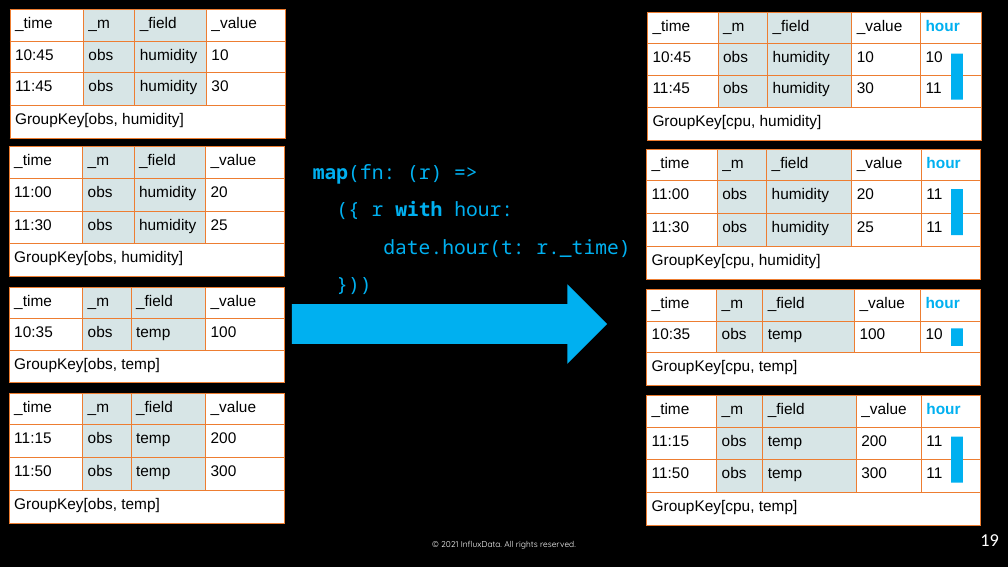
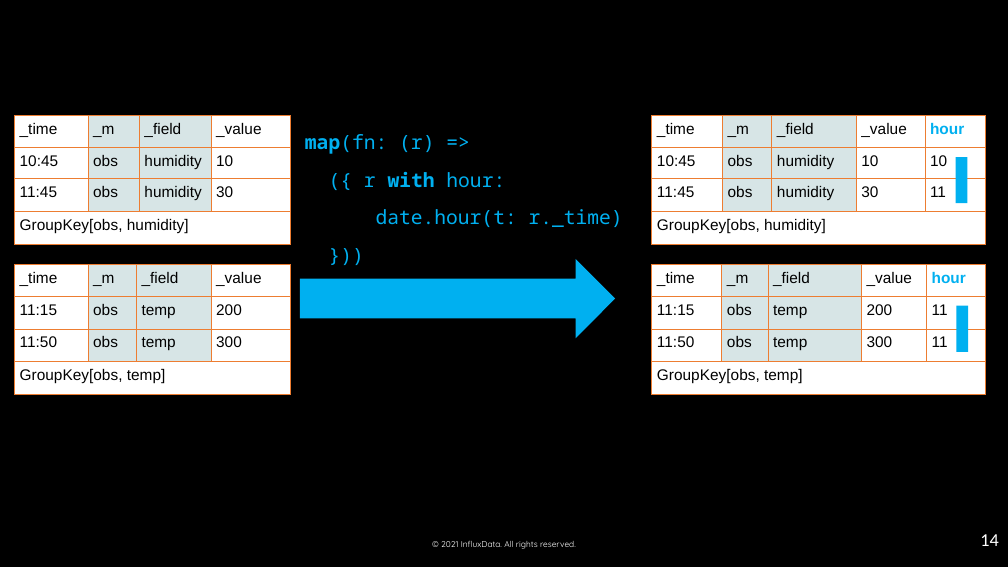
Before and after one commit to influxdata/influxdb-university, a slide deck: slide 14 of Training-material/day 1/04_advanced-data-analysis-map-UDF.pptx (slide 19 before the commit). Drawn at 1008x567 pixels with LibreOffice and Linux fonts; fonts in the diff are those of the drawing; background and template pictures are left out. Boxes give left, top, right and bottom in pixels: in the first picture for what was removed or moved away, otherwise in the second. Text is boxed around its words. In the diff, an @@ line names an element or a change of style, - is before the commit and + after.

```diff
--- a/Training-material/day 1/04_advanced-data-analysis-map-UDF.pptx
+++ b/Training-material/day 1/04_advanced-data-analysis-map-UDF.pptx
@@ rectangle removed at <box>952,53,964,100</box> @@
@@ table: place and size @@
-table at <box>10,10,285,341</box>
+table at <box>15,116,290,244</box>
@@ text "map(fn: (r) => ({ r ...": place and size @@
-text "map(fn: (r) => ({ r ..." at <box>313,164,630,257</box>
+text "map(fn: (r) => ({ r ..." at <box>305,134,623,227</box>
@@ table at <box>652,116,986,244</box> @@
-row 4, column 1: GroupKey[cpu, humidity]
+row 4, column 1: GroupKey[obs, humidity]
@@ table: place and size @@
-table at <box>647,12,981,343</box>
+table at <box>652,116,986,244</box>
@@ table removed at <box>9,147,284,478</box>, 4 rows, 4 columns @@
-_time | _m | _field | _value
-11:00 | obs | humidity | 20
-11:30 | obs | humidity | 25
-GroupKey[obs, humidity] |  |  | 
@@ table removed at <box>647,149,980,480</box>, 4 rows, 5 columns @@
-_time | _m | _field | _value | hour
-11:00 | obs | humidity | 20 | 11
-11:30 | obs | humidity | 25 | 11
-GroupKey[cpu, humidity] |  |  |  | 
@@ rectangle: place and size @@
-rectangle at <box>952,190,964,236</box>
+rectangle at <box>956,157,968,204</box>
@@ table: place and size @@
-table at <box>9,393,284,567</box>
+table at <box>15,265,290,395</box>
@@ freeform shape: place and size @@
-freeform shape at <box>291,284,607,364</box>
+freeform shape at <box>300,259,616,339</box>
@@ table at <box>652,265,986,395</box> @@
-row 4, column 1: GroupKey[cpu, temp]
+row 4, column 1: GroupKey[obs, temp]
@@ table: place and size @@
-table at <box>647,396,981,567</box>
+table at <box>652,265,986,395</box>
@@ table removed at <box>9,287,284,567</box>, 3 rows, 4 columns @@
-_time | _m | _field | _value
-10:35 | obs | temp | 100
-GroupKey[obs, temp] |  |  | 
@@ table removed at <box>647,289,980,567</box>, 3 rows, 5 columns @@
-_time | _m | _field | _value | hour
-10:35 | obs | temp | 100 | 10
-GroupKey[cpu, temp] |  |  |  | 
@@ rectangle removed at <box>952,329,964,346</box> @@
@@ rectangle: place and size @@
-rectangle at <box>952,436,964,483</box>
+rectangle at <box>957,305,969,352</box>
@@ page number at <box>987,394,1008,428</box>: text changed @@
-19
+14
@@ page number at <box>980,534,998,546</box>: text changed @@
-19
+14
```
Also in this commit, not shown: 15 other slides changed, 4 slides added, 7 slides removed, 21 other files.
